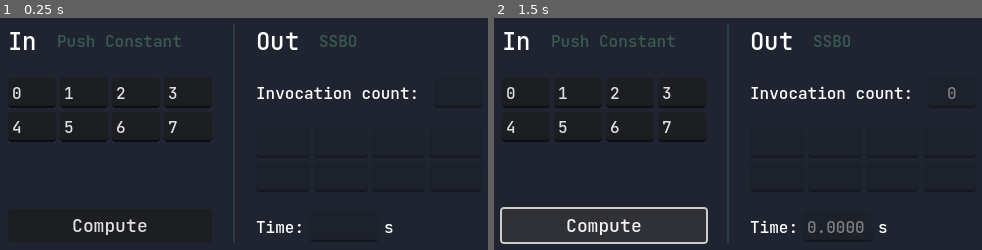
Above: before the commit, frames 1-2 (left to right).
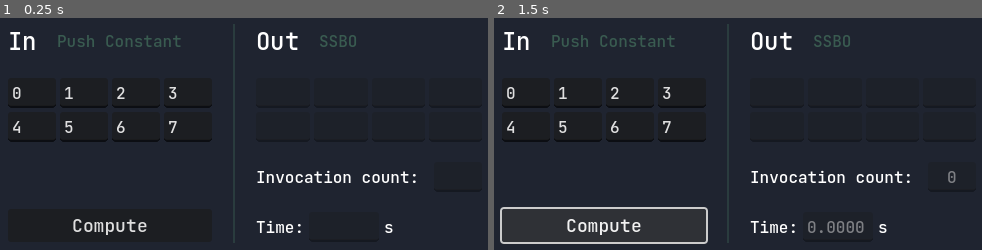
Above: after the commit, the same moments.

Repository: 1hue/StorageBuffersCompute
Game: Godot game, scene res://main.tscn
Two runs of this game, one before a commit and one after it. Both use one fixed random seed, a clock stepped at 60 frames per second and the inputs below.
Inputs:
- Up to frame 1 (0.25 s): no input
- Up to frame 2 (1.5 s): click "Compute" at 0.5 s; click "Compute" at 1.25 s

The runs differ from the first frame. In frame 1, 1.3% of the frame differs, in the area x 52-86%, y 29-72%; in frame 2, 1.4%, in the area x 52-95%, y 29-72%.
Error before the commit: Cannot call method 'storage_buffer_create' on a null value. (res://compute_worker.gd:28)
Error after the commit: Cannot call method 'shader_create_from_spirv' on a null value. (res://compute_worker.gd:81)

Commit message:
Remove hash-checking due to how godot editor parses GLSLs on a whim

Diff:
--- a/compute_worker.gd
+++ b/compute_worker.gd
@@ -8,9 +8,8 @@
 
 var rd: RenderingDevice
 var shader: RID
-## Keep track of the .glsl version that was compiled - merely a helper for development
-var shader_hash: String
 var pipeline: RID
+var uniform_set: RID
 var storage_buffer: RID
 
 # Outputs
@@ -21,13 +20,10 @@
 
 func _init() -> void:
 	rd = RenderingServer.create_local_rendering_device()
+	if not rd:
+		push_error("Couldn't create local RenderingDevice on GPU: %s" % RenderingServer.get_video_adapter_name())
 
-	var storage_init := PackedByteArray()
-	# Each 32-bit float is 4 bytes
-	storage_init.resize(SSBO_SIZE * 4)
-	storage_buffer = rd.storage_buffer_create(storage_init.size(), storage_init)
-
-	compile()
+	_compile()
 
 
 ## Destructor
@@ -48,19 +44,30 @@
 		rd.free()
 
 
-func compile() -> void:
+func _compile() -> void:
+	if pipeline.is_valid():
+		rd.free_rid(pipeline)
 	if shader.is_valid():
 		rd.free_rid(shader)
 
 	shader = compile_shader(rd, SHADER_PATH)
-	shader_hash = FileAccess.get_md5(SHADER_PATH)
 	pipeline = rd.compute_pipeline_create(shader)
 
+	# Reset storage buffer upon recompilation
+	_init_storage_buffer()
 
-## Rudimentary check for .glsl has been modified, since we're keeping a single ComputeWorker instance
-func should_recompile() -> bool:
-	var hash_current := FileAccess.get_md5(SHADER_PATH)
-	return shader_hash and shader_hash != hash_current
+
+func _init_storage_buffer() -> void:
+	if storage_buffer.is_valid():
+		rd.free_rid(storage_buffer)
+
+	var storage_init := PackedByteArray()
+	# Each 32-bit float is 4 bytes
+	storage_init.resize(SSBO_SIZE * 4)
+	storage_buffer = rd.storage_buffer_create(storage_init.size(), storage_init)
+
+	var uniform: RDUniform = create_uniform([storage_buffer], RenderingDevice.UNIFORM_TYPE_STORAGE_BUFFER)
+	uniform_set = rd.uniform_set_create([uniform], shader, 0)
 
 
 ## Import, compile and load shader
@@ -71,7 +78,7 @@
 	var err = shader_spirv.get_stage_compile_error(RenderingDevice.SHADER_STAGE_COMPUTE)
 	if err: push_warning(err)
 
-	return p_rd.shader_create_from_spirv(shader_spirv, p_shader_path.get_file())
+	return p_rd.shader_create_from_spirv(shader_spirv)
 
 
 func create_uniform(rids: Array[RID], type: RenderingDevice.UniformType, binding: int = 0) -> RDUniform:
@@ -84,23 +91,15 @@
 
 
 func compute(push_constant: PackedFloat32Array) -> void:
-	if should_recompile():
-		compile()
+	assert(push_constant.size() == INPUT_COUNT,
+		"Push constant passed in must strictly be predetermined length of %d" % INPUT_COUNT)
 
-	assert(push_constant.size() == INPUT_COUNT,
-		"Push constant passed in must be strictly a predetermined length of %d" % INPUT_COUNT)
-
-	# Uniform set: storage buffer
-	# For clarity we recreate these here every time.
-	# In a high load environment this should be moved out and effectively cached.
-	var uniform: RDUniform = create_uniform([storage_buffer], RenderingDevice.UNIFORM_TYPE_STORAGE_BUFFER)
-	var storage_buffer_set: RID = rd.uniform_set_create([uniform], shader, 0)
-
+	print(pipeline, ' ssbo ', storage_buffer)
 	rd.capture_timestamp("bench_start")
 	var compute_list = rd.compute_list_begin()
 	rd.compute_list_bind_compute_pipeline(compute_list, pipeline)
-	rd.compute_list_bind_uniform_set(compute_list, storage_buffer_set, 0)
 	rd.compute_list_set_push_constant(compute_list, push_constant.to_byte_array(), push_constant.size() * 4)
+	rd.compute_list_bind_uniform_set(compute_list, uniform_set, 0)
 	rd.compute_list_dispatch(compute_list, 1, 1, 1)
 	rd.compute_list_end()
 	rd.capture_timestamp("bench_end")
@@ -121,6 +120,8 @@
 	benchmark = _get_benchmark()
 
 	var bytes_out := rd.buffer_get_data(storage_buffer)
-	print_rich('Output: [color=pale_green][b]%s[/b][/color]' % [bytes_out.to_float32_array()])
+
 	counter = bytes_out.decode_u32(0)
 	storage_out = bytes_out.slice(4).to_float32_array()
+
+	print_rich('Output: %d | [color=pale_green][b]%s[/b][/color]' % [counter, storage_out])
--- a/main.gd
+++ b/main.gd
@@ -20,7 +20,7 @@
 	time.text = "%.4f" % worker.benchmark
 	counter.text = "%d" % worker.counter
 
-	for i in worker.storage_out.size():
+	for i in output_fields.get_child_count():
 		# Note that we're formatting floats into %d decimals
 		output_fields.get_child(i).text = "%d" % worker.storage_out[i]
 
--- a/main.tscn
+++ b/main.tscn
@@ -128,6 +128,52 @@
 theme_type_variation = &"TooltipLabel"
 text = "SSBO"
 
+[node name="OutputFields" type="GridContainer" parent="PanelContainer/CenterContainer/MarginContainer/HBoxContainer/VBoxContainer2"]
+unique_name_in_owner = true
+custom_minimum_size = Vector2(200, 0)
+layout_mode = 2
+columns = 4
+
+[node name="Out0" type="LineEdit" parent="PanelContainer/CenterContainer/MarginContainer/HBoxContainer/VBoxContainer2/OutputFields"]
+layout_mode = 2
+size_flags_horizontal = 3
+editable = false
+
+[node name="Out1" type="LineEdit" parent="PanelContainer/CenterContainer/MarginContainer/HBoxContainer/VBoxContainer2/OutputFields"]
+layout_mode = 2
+size_flags_horizontal = 3
+editable = false
+
+[node name="Out2" type="LineEdit" parent="PanelContainer/CenterContainer/MarginContainer/HBoxContainer/VBoxContainer2/OutputFields"]
+layout_mode = 2
+size_flags_horizontal = 3
+editable = false
+
+[node name="Out3" type="LineEdit" parent="PanelContainer/CenterContainer/MarginContainer/HBoxContainer/VBoxContainer2/OutputFields"]
+layout_mode = 2
+size_flags_horizontal = 3
+editable = false
+
+[node name="Out4" type="LineEdit" parent="PanelContainer/CenterContainer/MarginContainer/HBoxContainer/VBoxContainer2/OutputFields"]
+layout_mode = 2
+size_flags_horizontal = 3
+editable = false
+
+[node name="Out5" type="LineEdit" parent="PanelContainer/CenterContainer/MarginContainer/HBoxContainer/VBoxContainer2/OutputFields"]
+layout_mode = 2
+size_flags_horizontal = 3
+editable = false
+
+[node name="Out6" type="LineEdit" parent="PanelContainer/CenterContainer/MarginContainer/HBoxContainer/VBoxContainer2/OutputFields"]
+layout_mode = 2
+size_flags_horizontal = 3
+editable = false
+
+[node name="Out7" type="LineEdit" parent="PanelContainer/CenterContainer/MarginContainer/HBoxContainer/VBoxContainer2/OutputFields"]
+layout_mode = 2
+size_flags_horizontal = 3
+editable = false
+
 [node name="HBoxContainer2" type="HBoxContainer" parent="PanelContainer/CenterContainer/MarginContainer/HBoxContainer/VBoxContainer2"]
 layout_mode = 2
 theme_override_constants/separation = 5
@@ -140,52 +186,6 @@
 unique_name_in_owner = true
 layout_mode = 2
 alignment = 1
-editable = false
-
-[node name="OutputFields" type="GridContainer" parent="PanelContainer/CenterContainer/MarginContainer/HBoxContainer/VBoxContainer2"]
-unique_name_in_owner = true
-custom_minimum_size = Vector2(200, 0)
-layout_mode = 2
-columns = 4
-
-[node name="Out0" type="LineEdit" parent="PanelContainer/CenterContainer/MarginContainer/HBoxContainer/VBoxContainer2/OutputFields"]
-layout_mode = 2
-size_flags_horizontal = 3
-editable = false
-
-[node name="Out1" type="LineEdit" parent="PanelContainer/CenterContainer/MarginContainer/HBoxContainer/VBoxContainer2/OutputFields"]
-layout_mode = 2
-size_flags_horizontal = 3
-editable = false
-
-[node name="Out2" type="LineEdit" parent="PanelContainer/CenterContainer/MarginContainer/HBoxContainer/VBoxContainer2/OutputFields"]
-layout_mode = 2
-size_flags_horizontal = 3
-editable = false
-
-[node name="Out3" type="LineEdit" parent="PanelContainer/CenterContainer/MarginContainer/HBoxContainer/VBoxContainer2/OutputFields"]
-layout_mode = 2
-size_flags_horizontal = 3
-editable = false
-
-[node name="Out4" type="LineEdit" parent="PanelContainer/CenterContainer/MarginContainer/HBoxContainer/VBoxContainer2/OutputFields"]
-layout_mode = 2
-size_flags_horizontal = 3
-editable = false
-
-[node name="Out5" type="LineEdit" parent="PanelContainer/CenterContainer/MarginContainer/HBoxContainer/VBoxContainer2/OutputFields"]
-layout_mode = 2
-size_flags_horizontal = 3
-editable = false
-
-[node name="Out6" type="LineEdit" parent="PanelContainer/CenterContainer/MarginContainer/HBoxContainer/VBoxContainer2/OutputFields"]
-layout_mode = 2
-size_flags_horizontal = 3
-editable = false
-
-[node name="Out7" type="LineEdit" parent="PanelContainer/CenterContainer/MarginContainer/HBoxContainer/VBoxContainer2/OutputFields"]
-layout_mode = 2
-size_flags_horizontal = 3
 editable = false
 
 [node name="HBoxContainer" type="HBoxContainer" parent="PanelContainer/CenterContainer/MarginContainer/HBoxContainer/VBoxContainer2"]
